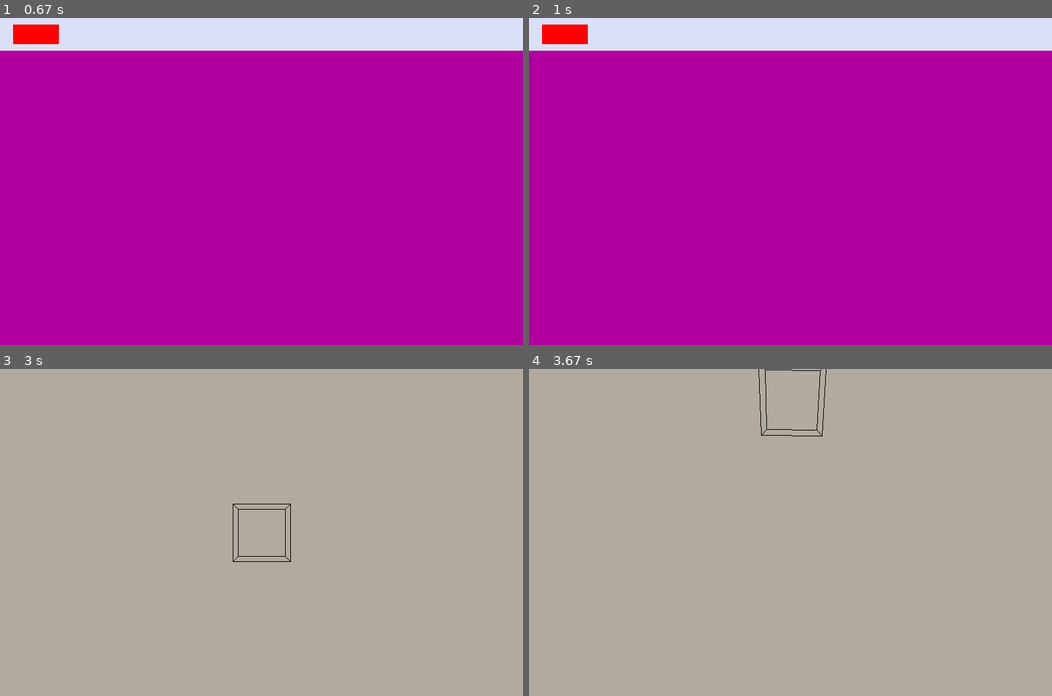
Above: before the commit, frames 1-4 (two rows, left to right).
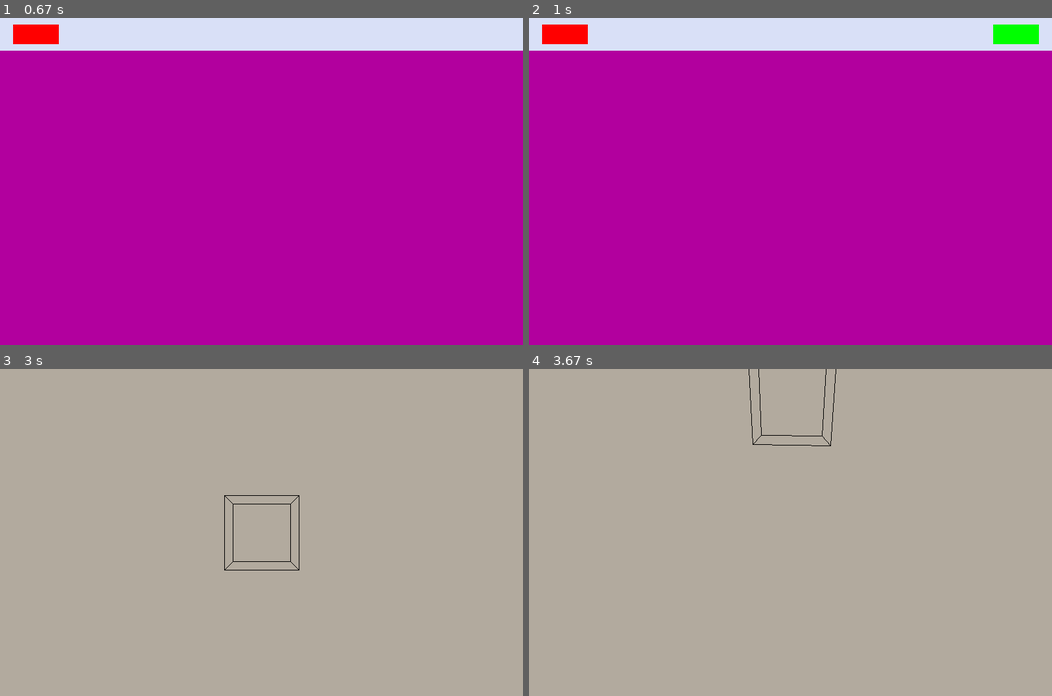
Above: after the commit, the same moments.

Repository: Jlu22/15-112-Term-Project
Game: pygame game, started from __init__.py
Two runs of this game, one before a commit and one after it. Both use one fixed random seed, a clock stepped at 60 frames per second and the inputs below.
Inputs (mouse positions are in pixels of both pictures, inside the frame that each line leads up to):
- Up to frame 1 (0.67 s): click "Create" at 0.38 s
- Up to frame 2 (1 s): press the mouse at (565, 34) at 0.7 s; move the mouse to (664, 63) at 0.8 s; release the mouse at (769, 93) at 0.93 s
- Up to frame 3 (3 s): tap C at 1 s; press the mouse at (486, 532) at 1.37 s; move the mouse to (376, 552) at 1.47 s; release the mouse at (261, 571) at 1.6 s; tap U at 1.67 s; tap M at 2 s; click "Assemble" at 2.38 s; hold N from 2.67 s (still down); move the mouse to (313, 601) at 2.7 s
- Up to frame 4 (3.67 s): release N at 3.13 s; press the mouse at (1015, 532) at 3.2 s; move the mouse to (931, 483) at 3.3 s; release the mouse at (848, 437) at 3.43 s; press the mouse at (1015, 532) at 3.53 s; move the mouse to (884, 575) at 3.63 s

Frame 1 is identical in both runs. In frame 2, 0.5% of the frame differs, in the area x 88-98%, y 2-8%; in frame 3, 0.2%; in frame 4, 0.2%.

Commit message:
added custom models

Diff:
--- a/AssemScreen.py
+++ b/AssemScreen.py
@@ -9,8 +9,13 @@
     pass
 
 def assemKeyPressed(self, keyCode, modifier):
+    cubeVerts = [(-1, -1, -1), (1, -1, -1), (1, 1, -1), (-1, 1, -1),
+                      (-1, -1, 1), (1, -1, 1),(1, 1, 1), (-1, 1, 1)]
+    cubeEdges = [(0, 1), (1, 2), (2, 3), (3, 0), (4, 5), (5, 6),
+                      (6, 7), (7, 4), (0, 4), (1, 5), (2, 6), (3, 7)]
+
     if keyCode == pygame.K_n:
-        self.assemList.append(Model(self.width, self.height, self._keys))
+        self.assemList.append(Model(self.width, self.height, self._keys, cubeVerts, cubeEdges))
     if keyCode == pygame.K_m:
         self.assemList = []
         self.mode = "menu"
--- /dev/null
+++ b/Calculations.py
@@ -0,0 +1,46 @@
+import math
+
+def center(coord1, coord2):
+    x1, y1 = coord1
+    x2, y2 = coord2
+    newX = (x1 + x2) // 2
+    newY = (y1 + y2) // 2
+    return (newX, newY)
+
+def calculateVerts(points, depth):
+    verts = []
+    numPoints = len(points)
+    halfVal = numPoints//2
+    firstPoint = points[0]
+    midPoint = points[halfVal]
+    centerPoint = center(firstPoint, midPoint)
+    halfDepth = depth/2
+    for index in range(numPoints): # portion into the screen
+        x, y = points[index]
+        cx, cy = centerPoint
+        newX = (x - cx) / 200 # 200 pixels ~ 1 inch
+        newY = (y - cy) / 200
+        verts.append((newX, newY, -halfDepth))
+    for index in range(numPoints): # portion out of screen
+        x, y = points[index]
+        cx, cy = centerPoint
+        newX = (x - cx) / 200 # 200 pixels ~ 1 inch
+        newY = (y - cy) / 200
+        verts.append((newX, newY, halfDepth))
+    return verts
+
+def calculateEdges(verts):
+    edges = []
+    length = len(verts)
+    for vert in range(length//2):
+        edges.append((vert, vert + length//2))
+        if vert == length//2 - 1:
+            edges.append((vert, 0))
+        else:
+            edges.append((vert, vert + 1))
+    for vert in range(length//2, length):
+        if vert == length -1:
+            edges.append((vert, length//2))
+        else:
+            edges.append((vert, vert + 1))
+    return edges
--- a/Camera.py
+++ b/Camera.py
@@ -11,6 +11,7 @@
         y /= 200
         self.rot[0] += y
         self.rot[1] += x
+        print(self.rot[0], self.rot[1])
 
     @staticmethod
     def rotation(pos, rad):
--- a/Model.py
+++ b/Model.py
@@ -7,13 +7,10 @@
 # https://www.youtube.com/watch?v=g4E9iq0BixA
 
 class Model (object):
-    def __init__(self, width, height, keys):
-        self.verts = [(-1, -1, -1), (1, -1, -1), (1, 1, -1), (-1, 1, -1),
-                      (-1, -1, 1), (1, -1, 1),(1, 1, 1), (-1, 1, 1)]
-                      # basic points of a cube... just for testing
-        self.edges = [(0, 1), (1, 2), (2, 3), (3, 0), (4, 5), (5, 6),
-                      (6, 7), (7, 4), (0, 4), (1, 5), (2, 6), (3, 7)]
-        self.camera = Camera((0, 0, -10))
+    def __init__(self, width, height, keys, verts, edges):
+        self.verts = verts
+        self.edges = edges
+        self.camera = Camera((0, 0, -8))
         self.radians = 0
         self.width = width
         self.height = height
--- a/ModelScreen.py
+++ b/ModelScreen.py
@@ -1,44 +1,94 @@
 import pygame
 from Model import Model
+from Calculations import calculateVerts, calculateEdges
 
 def createInit(self):
     self.curModel = None
     self.modelMode = "view"
     self.sketchPoints = []
     self.sketchUndo = []
+    self.tmpSketchPoints = []
+    self.tmpSketchUndo = []
+    self.sketchError = False
+    self.findDepth = False
 
 def createMousePressed(self, x, y):
     if self.modelMode == "view" and (20 <= x <= 90) and (10 <= y <= 40):
+        self.sketchPoints = []
+        self.sketchUndo = []
+        self.tmpSketchPoints = []
+        self.tmpSketchUndo = []
         self.modelMode = "sketch"
-    elif self.modelMode == "sketch" and (50 <= y <= 450):
-        self.sketchPoints.append((x,y))
+    elif self.modelMode == "sketch":
+        if (50 <= y <= 450):
+            self.sketchPoints.append((x,y))
+            self.sketchUndo = []
+        if (710 <= x <= 780) and (10 <= y <= 40):
+            if len(self.sketchPoints) >= 3:
+                verts = calculateVerts(self.sketchPoints, 2)
+                edges = calculateEdges(verts)
+                self.curModel = Model(self.width, self.height, self._keys, verts, edges)
+                self.modelMode = "view"
+            #     self.findDepth = True
+            #     while not ( <= x <= ) and
+            #     verts = calculateVerts(self.sketchPoints)
+            #     edges = calculateEdges(verts)
+            # else:
+            #     self.sketchError = True
 
 def createKeyPressed(self, keyCode, modifier):
     if keyCode == pygame.K_m:
         self.sketchPoints = []
         self.sketchUndo = []
+        self.curModel = None
         self.mode = "menu"
     if keyCode == pygame.K_h:
         self.mode = "help"
     if self.modelMode == "sketch":
-        if keyCode == pygame.K_u and len(self.sketchPoints) > 0:
-            self.sketchUndo.append(self.sketchPoints.pop())
+        if keyCode == pygame.K_u:
+            if (len(self.sketchPoints) == 0 and len(self.sketchUndo) == 0 and
+                len(self.tmpSketchPoints) > 0):
+                self.sketchPoints = self.tmpSketchPoints
+                self.sketchUndo = self.tmpSketchUndo
+                self.tmpSketchPoints = []
+                self.sketchUndo = []
+            elif len(self.sketchPoints) > 0:
+                self.sketchUndo.append(self.sketchPoints.pop())
         if keyCode == pygame.K_r and len(self.sketchUndo) > 0:
             self.sketchPoints.append(self.sketchUndo.pop())
+        if keyCode == pygame.K_c:
+            self.tmpSketchPoints = self.sketchPoints
+            self.tmpSketchUndo = self.sketchUndo
+            self.sketchPoints = []
+            self.sketchUndo = []
 
 def createTimerFired(self, dt):
-    pass
+    if self.modelMode == "view" and not self.curModel == None:
+        self.curModel.timerFired(dt)
 
 def createRedrawAll(self, screen):
     drawOptions(self, screen)
     self.bgColor = (178, 0, 158)
-    for point in self.sketchPoints:
-        pygame.draw.circle(screen, (0, 0, 0), point, 5)
-    if len(self.sketchPoints) >= 3:
-        pygame.draw.polygon(screen, (0, 0, 0), self.sketchPoints, 2)
+    if self.modelMode == "sketch" and self.sketchError == False:
+        for point in self.sketchPoints:
+            pygame.draw.circle(screen, (0, 0, 0), point, 5)
+        if len(self.sketchPoints) >= 3:
+            pygame.draw.polygon(screen, (0, 0, 0), self.sketchPoints, 2)
+    if self.modelMode == "view" and not self.curModel == None:
+        self.curModel.redrawAll(screen)
     pygame.display.update((0, 50, 800, 400))
 
 def drawOptions(self, screen):
     pygame.draw.rect(screen, (217, 224, 247), (0, 0, 800, 50))
-    pygame.draw.rect(screen, (255, 0, 0), (20,10,70,30))
+    pygame.draw.rect(screen, (255, 0, 0), (20,10,70,30)) #sketch button
+    if self.modelMode == "sketch":
+        pygame.draw.rect(screen, (0, 255, 0), (710,10,70,30)) #finish sketch
+    if self.sketchError == True:
+        pygame.draw.rect(screen, (217, 224, 247), (150, 150, 500, 200))
+    if self.findDepth == True:
+        pygame.draw.rect(screen, (217, 224, 247), (150, 150, 500, 200))
+        pygame.draw.rect(screen, (255, 255, 255), (150, 150, 500, 200))
+        pygame.draw.rect(screen, (255, 255, 255), (150, 150, 500, 200))
+        pygame.draw.polygon(screen, (255, 255, 255), (150, 150, 500, 200))
+        pygame.draw.polygon(screen, (255, 255, 255), (150, 150, 500, 200))
     pygame.display.update((0, 0, 800, 50))
